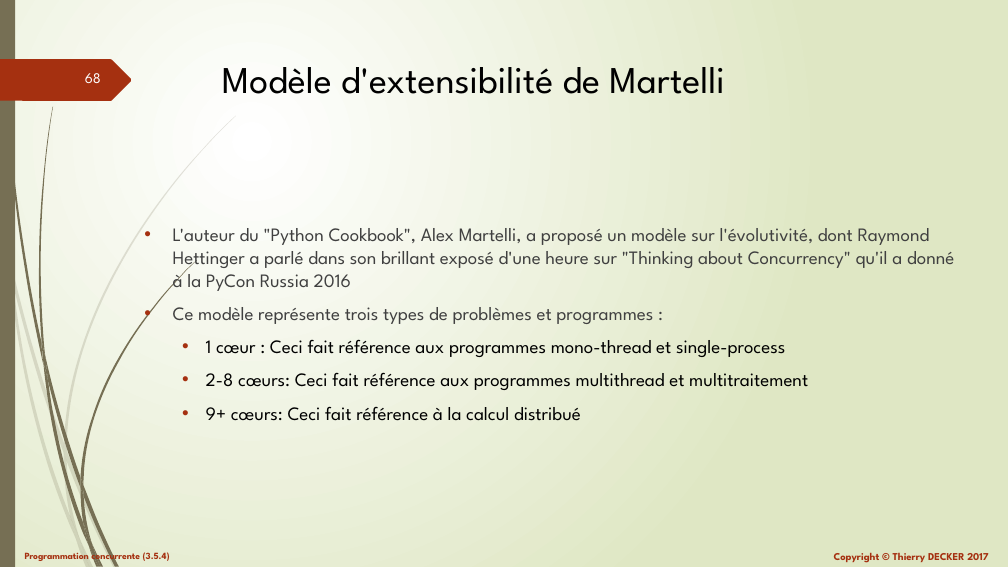
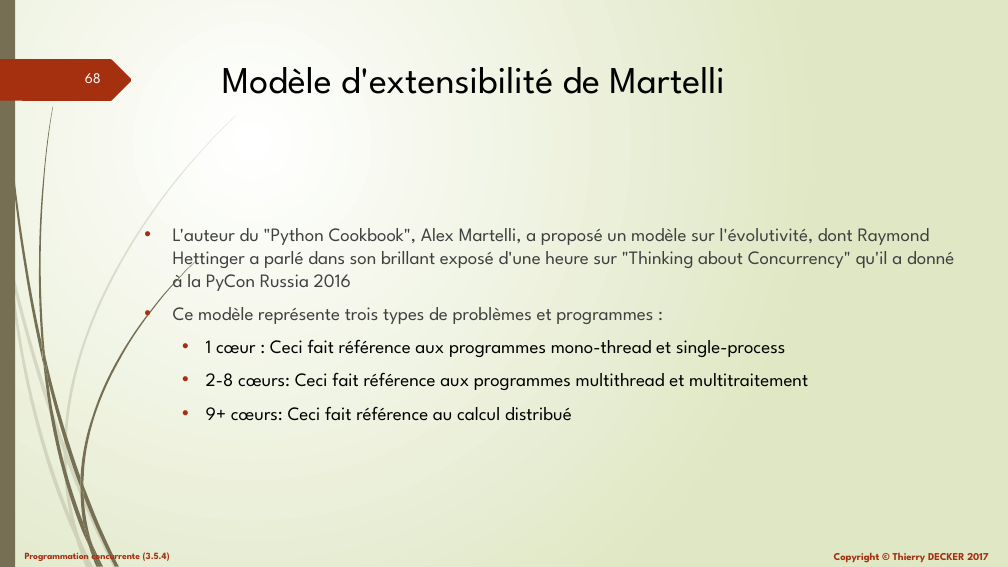
Before and after one commit to VikmanTheRacoon/learning-python, a slide deck: slide 68 of documentations/python-103.pptx. Drawn at 1008x567 pixels with LibreOffice and Linux fonts; fonts in the diff are those of the drawing. Boxes give left, top, right and bottom in pixels: in the first picture for what was removed or moved away, otherwise in the second. Text is boxed around its words. In the diff, an @@ line names an element or a change of style, - is before the commit and + after.

```diff
--- a/documentations/python-103.pptx
+++ b/documentations/python-103.pptx
@@ text at bbox=[206, 406, 572, 421]: text changed @@
-  • 9+ cœurs: Ceci fait référence à la calcul distribué
+  • 9+ cœurs: Ceci fait référence au calcul distribué
```
Also in this commit, not shown: 2 other slides changed, 9 slides added, 1 other file.
